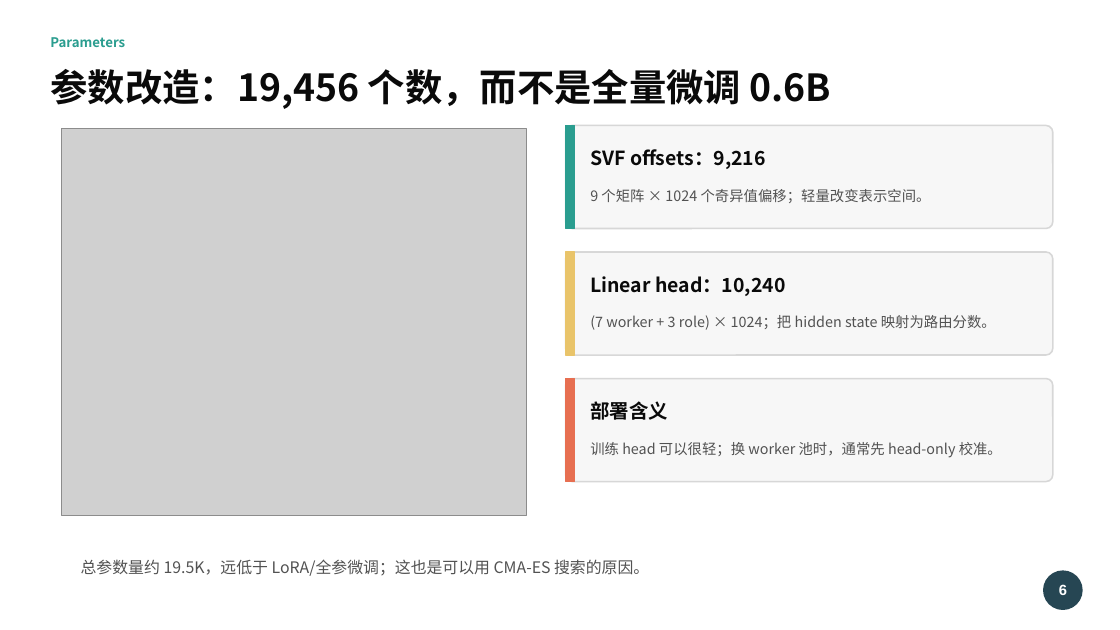
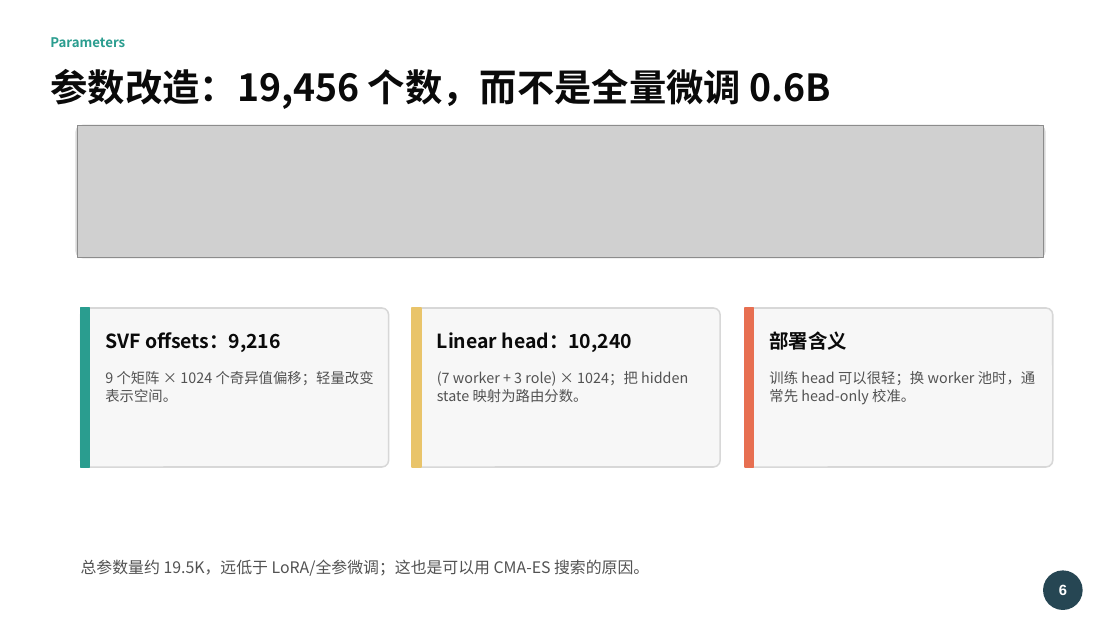
Before and after one commit to luckfu/OpenFugu, a slide deck: slide 6 of slides/output/openfugu_principles_training_cost.pptx. Drawn at 1120x630 pixels with LibreOffice and Linux fonts; fonts in the diff are those of the drawing; grey boxes stand for pictures. Boxes give left, top, right and bottom in pixels: in the first picture for what was removed or moved away, otherwise in the second. Text is boxed around its words. In the diff, an @@ line names an element or a change of style, - is before the commit and + after.

Commit message:
Fix presentation image aspect ratios

```diff
--- a/slides/output/openfugu_principles_training_cost.pptx
+++ b/slides/output/openfugu_principles_training_cost.pptx
@@ rounded rectangle added at (x1=76, y1=125, x2=1045, y2=258), fill #FFFFFF, outline #D4D4D4 1 pt @@
@@ picture resized from (x1=62, y1=129, x2=526, y2=515) to (x1=77, y1=125, x2=1044, y2=258) @@
@@ rounded rectangle removed at (x1=566, y1=125, x2=1053, y2=228) @@
@@ rectangle removed at (x1=566, y1=125, x2=575, y2=228) @@
@@ rounded rectangle removed at (x1=566, y1=252, x2=1053, y2=355) @@
@@ rectangle removed at (x1=566, y1=252, x2=575, y2=355) @@
@@ rounded rectangle added at (x1=81, y1=308, x2=389, y2=467), fill #F7F7F7, outline #D4D4D4 1 pt @@
@@ rectangle added at (x1=81, y1=308, x2=90, y2=467), fill #2A9D8F, outline #2A9D8F 1 pt @@
@@ text "SVF offsets：9,216" moved from (x1=590, y1=149, x2=766, y2=169) to (x1=105, y1=332, x2=281, y2=352) @@
@@ rounded rectangle added at (x1=412, y1=308, x2=720, y2=467), fill #F7F7F7, outline #D4D4D4 1 pt @@
@@ rectangle added at (x1=412, y1=308, x2=421, y2=467), fill #E9C46A, outline #E9C46A 1 pt @@
@@ text "Linear head：10,240" moved from (x1=590, y1=276, x2=785, y2=296) to (x1=437, y1=332, x2=632, y2=352) @@
@@ rounded rectangle resized from (x1=566, y1=379, x2=1053, y2=482) to (x1=745, y1=308, x2=1053, y2=467) @@
@@ rounded rectangle at (x1=745, y1=308, x2=1053, y2=467): proportions changed @@
@@ rectangle added at (x1=745, y1=308, x2=754, y2=467), fill #E76F51, outline #E76F51 1 pt @@
@@ text "部署含义" moved from (x1=590, y1=401, x2=668, y2=420) to (x1=769, y1=331, x2=847, y2=350) @@
@@ text "9 个矩阵 × 1024 个奇异值偏移；轻量改变表示空间。" rewrapped from (x1=590, y1=189, x2=931, y2=203) to (x1=105, y1=371, x2=374, y2=402) @@
@@ text "(7 worker + 3 role) ..." rewrapped from (x1=590, y1=315, x2=996, y2=330) to (x1=437, y1=371, x2=688, y2=402) @@
@@ rectangle removed at (x1=566, y1=379, x2=575, y2=482) @@
@@ text "训练 head 可以很轻；换 worker 池时，通常先 ..." rewrapped from (x1=590, y1=442, x2=1002, y2=458) to (x1=769, y1=371, x2=1035, y2=405) @@
```
Also in this commit, not shown: 4 other slides changed, 1 other file.
